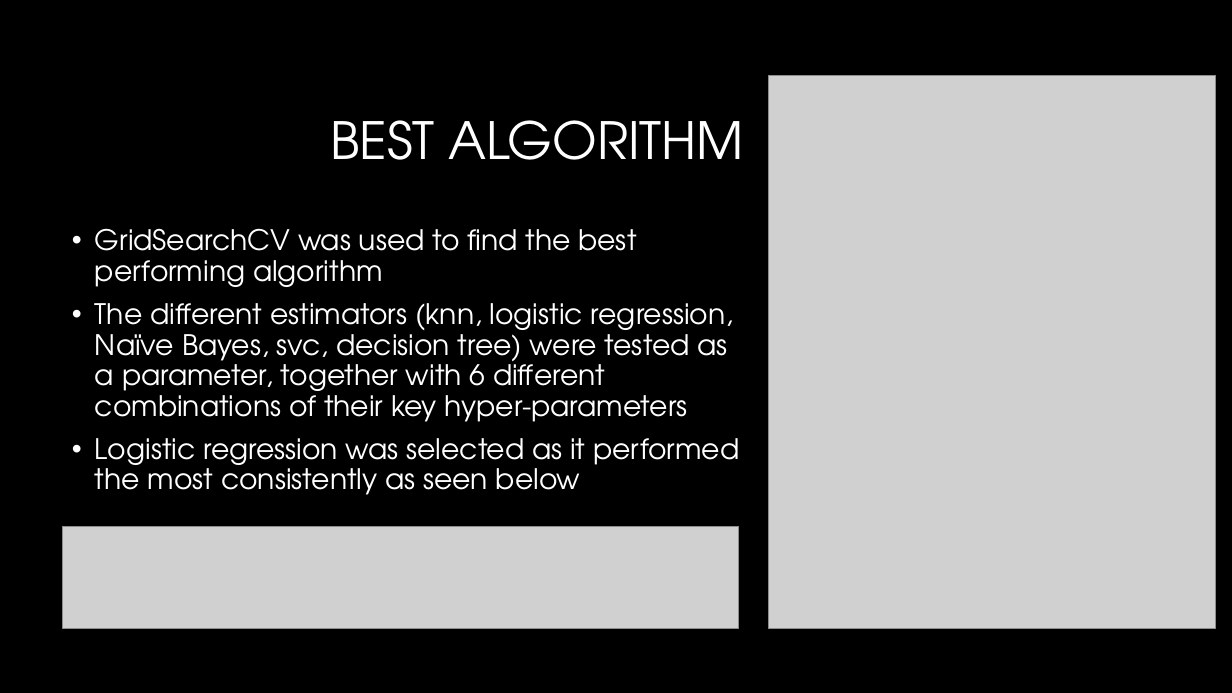
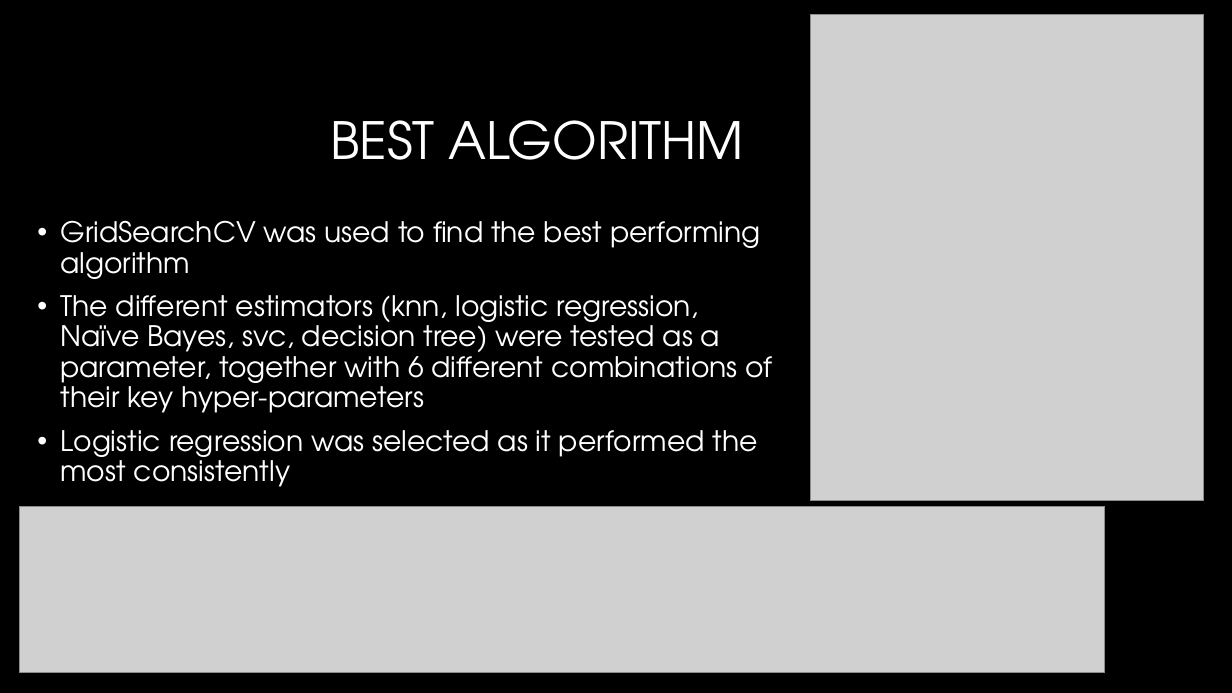
Before and after one commit to ethanolx/Mushrooms-Housing-py, a slide deck: slide 7 of doc/classification-highlights.pptx (slide 8 before the commit). Drawn at 1232x693 pixels with LibreOffice and Linux fonts; fonts in the diff are those of the drawing; grey boxes stand for pictures; background and template pictures are left out. Boxes give left, top, right and bottom in pixels: in the first picture for what was removed or moved away, otherwise in the second. Text is boxed around its words. In the diff, an @@ line names an element or a change of style, - is before the commit and + after.

```diff
--- a/doc/classification-highlights.pptx
+++ b/doc/classification-highlights.pptx
@@ picture: place and size @@
-picture at (768,76,1215,628)
+picture at (811,14,1204,500)
@@ text "GridSearchCV was used to find ...": place and size @@
-text "GridSearchCV was used to find ..." at (95,228,739,495)
+text "GridSearchCV was used to find ..." at (61,220,772,487)
@@ text at (61,430,758,487): text changed @@
-• Logistic regression was selected as it performed the most consistently as seen below
+• Logistic regression was selected as it performed the most consistently
@@ picture added at (20,506,1105,673) @@
@@ picture removed at (63,527,739,629) @@
```
Also in this commit, not shown: 6 other slides changed, 1 slide removed, 6 other files.
